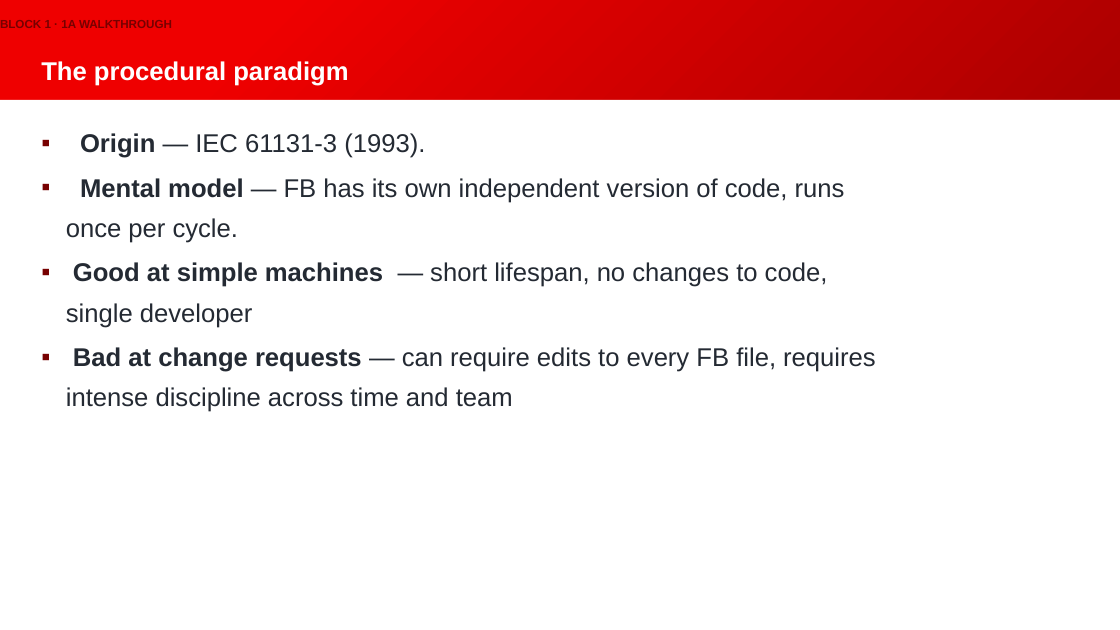
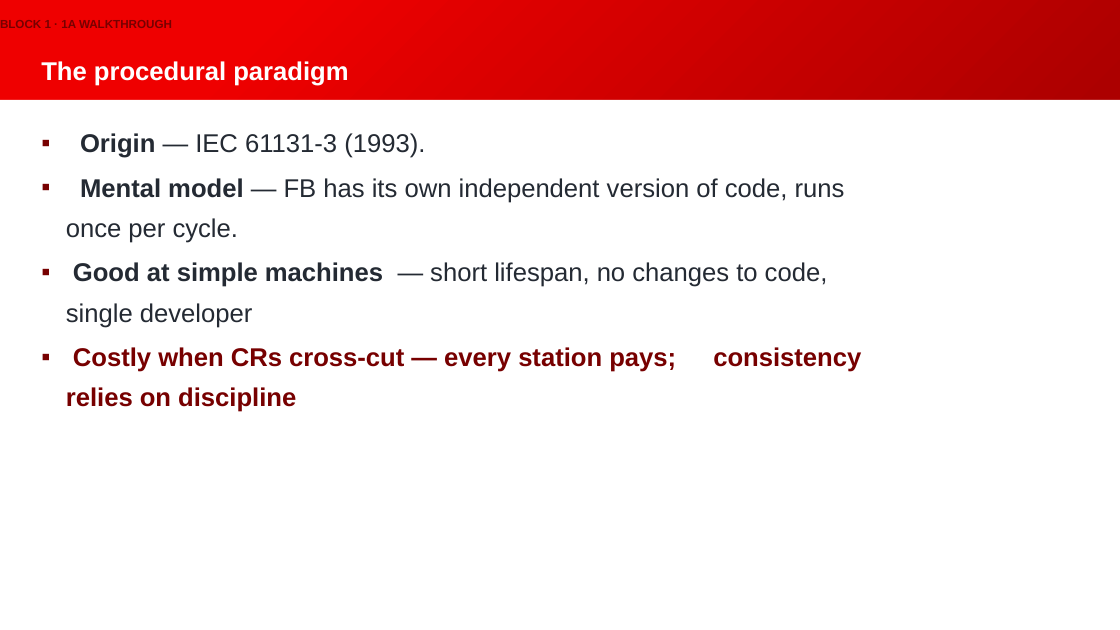
Before and after one commit to Beckhoff-USA-Community/Procedural_To_SOLID, a slide deck: slide 6 of presentation/NEM2026_workshop.pptx. Drawn at 1120x630 pixels with LibreOffice and Linux fonts; fonts in the diff are those of the drawing; background and template pictures are left out. Boxes give left, top, right and bottom in pixels: in the first picture for what was removed or moved away, otherwise in the second. Text is boxed around its words. In the diff, an @@ line names an element or a change of style, - is before the commit and + after.

```diff
--- a/presentation/NEM2026_workshop.pptx
+++ b/presentation/NEM2026_workshop.pptx
@@ text at [66, 347, 676, 412]: text changed; text colour #242A33 to #770000; bold on @@
-▪ Bad at change requests — can require edits to every FB file, requires intense discipline across time and team
+▪ Costly when CRs cross-cut — every station pays; consistency relies on discipline
```
Also in this commit, not shown: 3 other slides changed.
